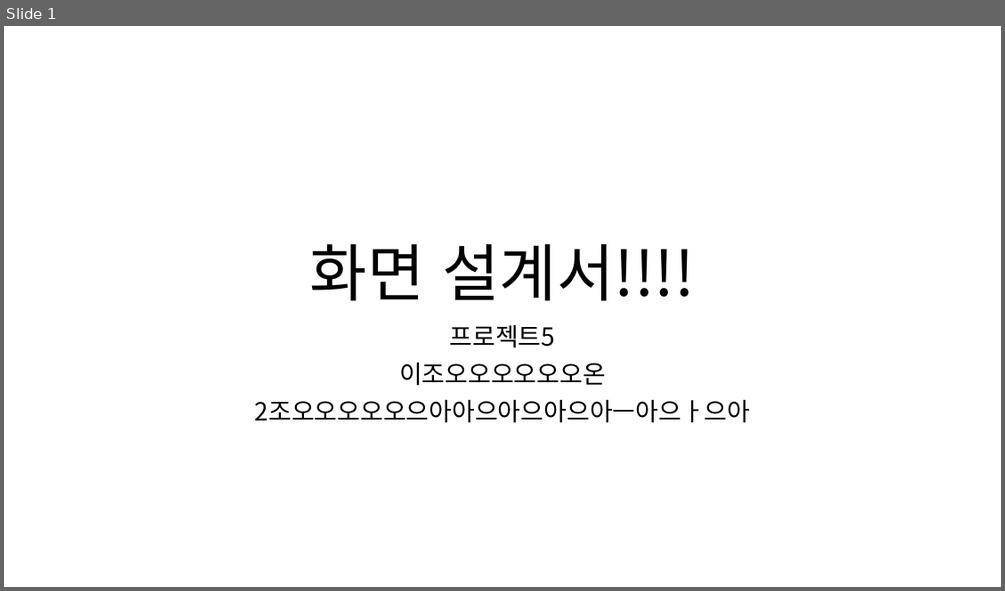
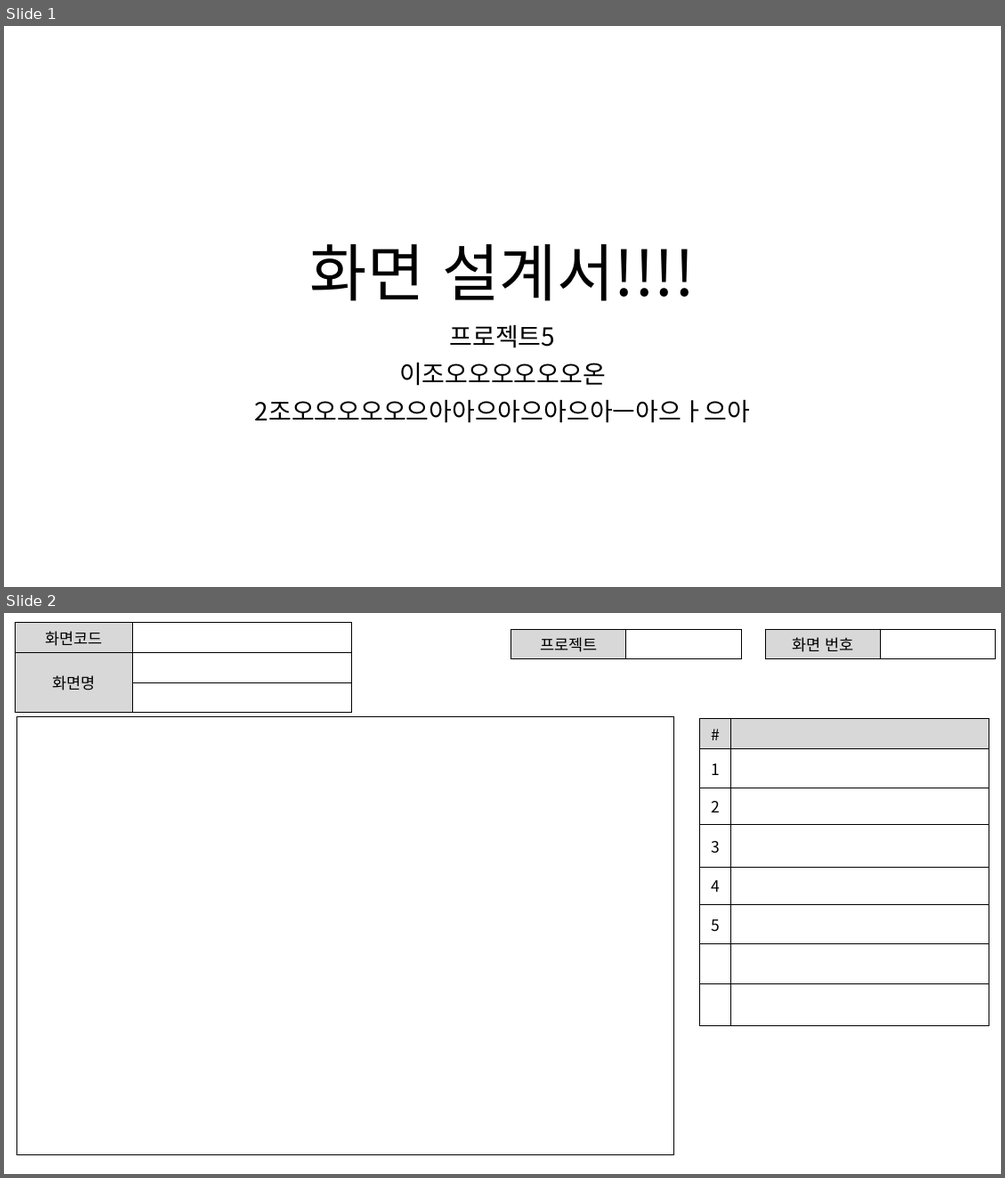
Before and after one commit to ezenteam2/e-Zone, a slide deck: 0 발표용 파워포인트/project05 - 파워포인트 종합 - 현태.pptx. Shown one above the other, each under a label of ours: slide 1 before the commit, slides 1 and 2 after it. The pictures are 1005x591 and 1005x1178 pixels, drawn with LibreOffice and Linux fonts; fonts in the diff are those of the drawing. Boxes give left, top, right and bottom in pixels: in the first picture for what was removed or moved away, otherwise in the second. Text is boxed around its words. In the diff, an @@ line names an element or a change of style, - is before the commit and + after.

```diff
--- a/0 발표용 파워포인트/project05 - 파워포인트 종합 - 현태.pptx
+++ b/0 발표용 파워포인트/project05 - 파워포인트 종합 - 현태.pptx
@@ slide 2 added at box(4, 613, 1001, 1174), background #FFFFFF @@
@@ table added at box(15, 623, 352, 701), 3 rows, 2 columns @@
+화면코드 | 
+화면명 | 
+ | 
@@ table added at box(511, 629, 741, 656), 1 rows, 2 columns @@
+프로젝트 | 
@@ table added at box(765, 629, 995, 656), 1 rows, 2 columns @@
+화면 번호 | 
@@ rectangle added at box(16, 717, 673, 1154), outline #000000 1 pt @@
@@ table added at box(700, 718, 989, 1022), 8 rows, 2 columns @@
+# | 
+1 | 
+2 | 
+3 | 
+4 | 
+5 | 
+ | 
+ | 
```
